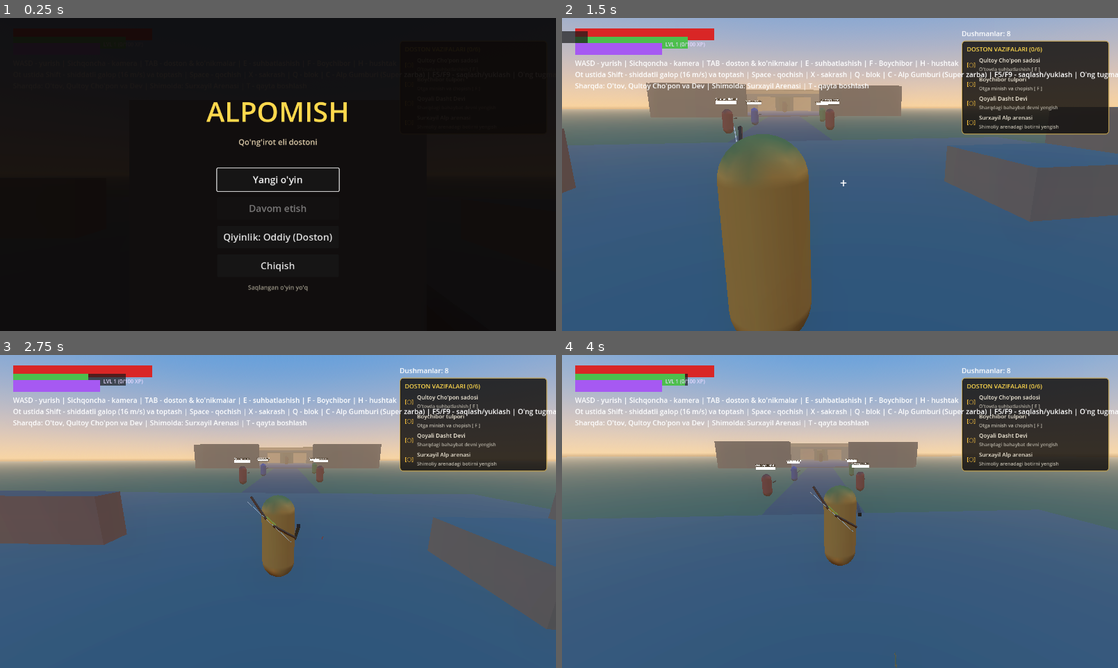
Above: before the commit, frames 1-4 (two rows, left to right).
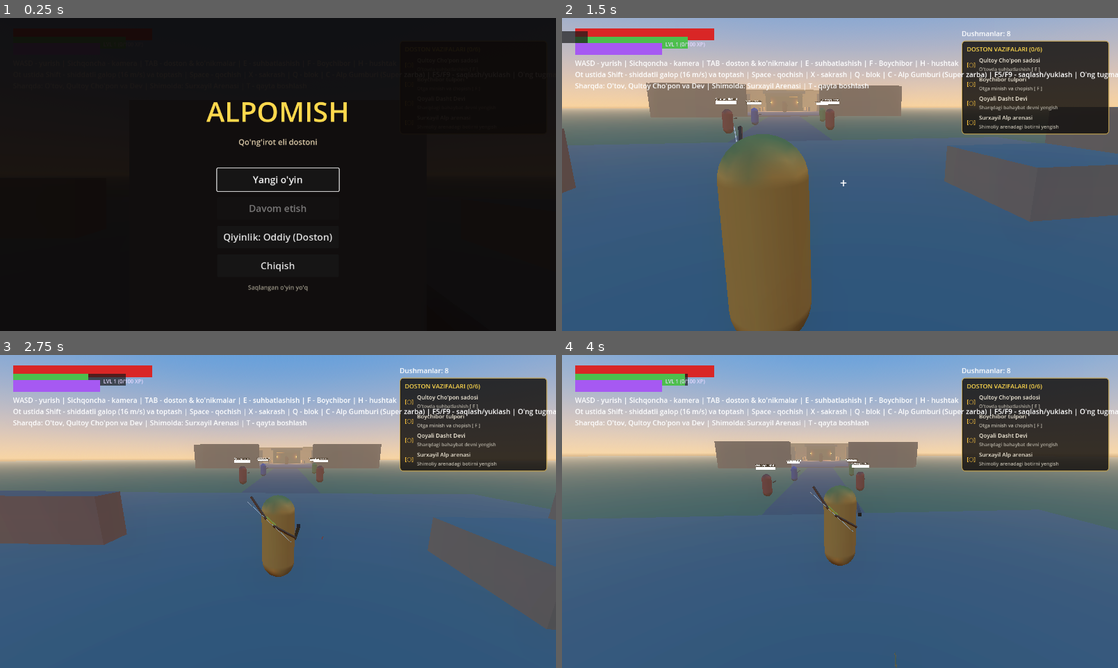
Above: after the commit, the same moments.

Repository: sardorergashev09uzb-commits/yangi
Game: Godot game, scene res://scenes/main.tscn
Same seed, same stepped clock (60 frames per second), same inputs: the game is played once before the commit and once after it.
Inputs (mouse positions are in pixels of both pictures, inside the frame that each line leads up to):
- Up to frame 1 (0.25 s): no input
- Up to frame 2 (1.5 s): click "Yangi o'yin" at 0.5 s; tap Enter at 1.25 s; move the mouse to (867, 174) at 1.27 s; hold W (move_forward) from 1.28 s (still down); hold Right mouse button (aim) from 1.28 s (still down); click (867, 174) at 1.42 s
- Up to frame 3 (2.75 s): keep holding W (move_forward); tap X (jump) at 1.52, 2.27 s; move the mouse to (250, 511) at 2.02 s; release Right mouse button (aim) at 2.03 s; tap R (attack_heavy) at 2.1 s
- Up to frame 4 (4 s): keep holding W (move_forward); move the mouse to (851, 505) at 2.77 s; click (851, 505) at 2.85 s; move the mouse to (834, 517) at 3.52 s; tap Q (block) at 3.6 s; click (834, 517) at 3.67 s; tap X (jump) at 3.77 s

The runs differ from the first frame. In frame 2, 0.2% of the frame differs, in the area x 33-65%, y 23-36%; in frame 3, 0.2%, in the area x 3-100%, y 29-35%; in frame 4, 0.1%.

Commit message:
Tuzatish: Qora Arena darvozasi qo'sh tavaqali qilib ochiladigan qilindi, Zindonga tosh ko'prik va peshtoq qo'yildi, otda ham cheksizlikka qulashdan 3 qavatli himoya (Y < -3.0 va Safety Net) o'rnatildi

Diff:
--- a/scripts/player/player.gd
+++ b/scripts/player/player.gd
@@ -112,6 +112,14 @@
 		model.visible = int(_hit_invuln * 20.0) % 2 == 0 or _hit_invuln <= 0.0
 
 	_update_bow_visuals()
+
+	# Cheksizlikka qulashdan qat'iy himoya (Void Fall Protection - otda bo'lsa ham ishlaydi)
+	if global_position.y < -3.0 and state != State.DEAD:
+		global_position = _spawn + Vector3.UP * 0.5
+		velocity = Vector3.ZERO
+		if is_mounted and mounted_horse != null and is_instance_valid(mounted_horse):
+			mounted_horse.global_position = _spawn + Vector3.UP * 0.5
+			mounted_horse.velocity = Vector3.ZERO
 
 	if is_mounted:
 		# Ot ustida: harakatni ot bajaradi, o'yinchi yuzlanish, kamon VA ot ustida qilich zarbasini bera oladi!
@@ -154,8 +162,7 @@
 
 	# Cheksizlikka qulashdan himoya (Void Fall Protection):
 	# Agar o'yinchi kutilmaganda xaritadan pastga qulab ketsa (Y < -15.0), uni xavfsiz oxirgi joyga qaytaramiz
-	if global_position.y < -4.5 and state != State.DEAD:
-		# Cheksizlikka qulash boshlanishi bilanoq darhol boshlang'ich joyga qaytariladi
+	if global_position.y < -3.0 and state != State.DEAD:
 		global_position = _spawn + Vector3.UP * 0.5
 		velocity = Vector3.ZERO
 
--- a/scripts/world/arena.gd
+++ b/scripts/world/arena.gd
@@ -51,8 +51,11 @@
 	dbox.add_to_group("dialog_box")
 	add_child(dbox)
 
-	# Yagona yaxlit ulkan Boysun dashti zamini: Shimoldagi Zindon va Qal'agacha to'liq cho'zilgan (Z = -220 gacha)
-	_box(Vector3(0, -1.0, -30), Vector3(450, 2.0, 420), Color(0.42, 0.45, 0.28))
+	# Yagona yaxlit ulkan Boysun dashti zamini: Shimoldagi Zindon va Qal'agacha to'liq cho'zilgan
+	_box(Vector3(0, -1.0, -50), Vector3(500, 2.0, 500), Color(0.42, 0.45, 0.28))
+
+	# Mutlaq xavfsizlik to'shagi (Safety Net Floor) - xarita ostida hech narsa cheksizlikka qulab ketmasligi uchun
+	_box(Vector3(0, -2.5, -50), Vector3(600, 1.0, 600), Color(0.2, 0.2, 0.2))
 
 	# Mashg'ulot tosh maydoni (Alpomish boshlang'ich mashq o'rni, Y = 0.01 da tosh to'shama)
 	_box(Vector3(0, 0.01, -2), Vector3(28, 0.02, 28), Color(0.46, 0.43, 0.38))
@@ -265,10 +268,10 @@
 	_box(arena_center + Vector3(0, 0.05, 0), Vector3(46, 0.3, 46), Color(0.32, 0.3, 0.35))
 
 	# Atrof tosh devorlari
-	# Shimoliy devor: o'rtasida Zindon Darvozasiga o'tish yo'li (10 metr ochiq darvoza o'rni)
-	_box(arena_center + Vector3(-16, 3, -23), Vector3(14, 6, 2), Color(0.25, 0.24, 0.28))
-	_box(arena_center + Vector3(16, 3, -23), Vector3(14, 6, 2), Color(0.25, 0.24, 0.28))
-	_box(arena_center + Vector3(0, 5.5, -23), Vector3(18, 1, 2), Color(0.25, 0.24, 0.28))
+	# Shimoliy devor: Zindon Darvozasiga o'tish yo'li (12 metr kenglikdagi mustahkam arkada)
+	_box(arena_center + Vector3(-17, 3, -23), Vector3(12, 6, 2), Color(0.25, 0.24, 0.28))
+	_box(arena_center + Vector3(17, 3, -23), Vector3(12, 6, 2), Color(0.25, 0.24, 0.28))
+	_box(arena_center + Vector3(0, 6.5, -23), Vector3(14, 1, 2), Color(0.25, 0.24, 0.28))
 	_box(arena_center + Vector3(-23, 3, 0), Vector3(2, 6, 46), Color(0.25, 0.24, 0.28))
 	_box(arena_center + Vector3(23, 3, 0), Vector3(2, 6, 46), Color(0.25, 0.24, 0.28))
 
@@ -308,10 +311,13 @@
 	# Darvozani tushirish uchun ichki tosh richag (qamalib qolmaslik uchun)
 	_build_gate_lever(arena_center + Vector3(7.5, 0.0, 21.0))
 
-	# Arena ortidagi tosh yo'lak (Zindon darvozasiga va zindonga olib boruvchi to'g'ridan-to'g'ri mustahkam yo'l)
-	_box(Vector3(0, 0.02, -125), Vector3(18, 0.2, 55), Color(0.24, 0.22, 0.25))
-
-	# 11-bosqich: Shimoliy devordagi Qalmoq Zindoni Darvozasi
+	# Arena ortidagi mustahkam tosh ko'prik yo'lak (Zindon darvozasiga va zindonga to'g'ridan-to'g'ri olib boruvchi yo'l)
+	_box(Vector3(0, 0.05, -127), Vector3(16, 0.4, 46), Color(0.26, 0.24, 0.27))
+	# Yon devorlar (parapetlar - ot yoki o'yinchi hech qachon chetga tushib ketmaydi)
+	_box(Vector3(-8.2, 0.8, -127), Vector3(0.6, 1.5, 46), Color(0.32, 0.3, 0.33))
+	_box(Vector3(8.2, 0.8, -127), Vector3(0.6, 1.5, 46), Color(0.32, 0.3, 0.33))
+
+	# 11-bosqich: Shimoliy devordagi Qalmoq Zindoni Darvozasi (Qora Temir Eshik)
 	_dungeon_gate = DungeonGateScript.new()
 	_dungeon_gate.position = arena_center + Vector3(0, 0, -23)
 	add_child(_dungeon_gate)
@@ -348,6 +354,9 @@
 		_lever_label.visible = d < 4.0 and _arena_gate and _arena_gate.position.y > -4.0
 		if d < 4.0 and Input.is_action_just_pressed("interact"):
 			_open_gate()
+
+	# Global xavfsizlik nazorati: o'yinchi yoki ot xaritadan pastga tushib ketsa
+	_check_void_safety()
 
 
 func _open_gate() -> void:
@@ -523,8 +532,32 @@
 func _on_dungeon_portal_entered() -> void:
 	var player = get_tree().get_first_node_in_group("player")
 	if player and is_instance_valid(player):
-		# Zindon ichiga teleportatsiya (Z = -135)
-		player.global_position = Vector3(0, 0.2, -135)
+		var target_pos := Vector3(0, 0.2, -135)
+		if player.get("is_mounted") and player.get("mounted_horse"):
+			var horse: CharacterBody3D = player.get("mounted_horse")
+			if is_instance_valid(horse):
+				horse.global_position = target_pos
+				horse.velocity = Vector3.ZERO
+			player.global_position = target_pos + Vector3.UP * 1.5
+			player.velocity = Vector3.ZERO
+		else:
+			player.global_position = target_pos
+			player.velocity = Vector3.ZERO
+		Audio.play_level_up()
+		FX.popup(target_pos + Vector3.UP * 2.5, 0.0, Color(0.9, 0.2, 0.5))
+
+
+func _check_void_safety() -> void:
+	var player = get_tree().get_first_node_in_group("player")
+	if player and is_instance_valid(player) and player.global_position.y < -3.0:
+		var safe_p := Vector3(0, 0.5, 0)
+		player.global_position = safe_p
 		player.velocity = Vector3.ZERO
-		Audio.play_level_up()
-		FX.popup(player.global_position + Vector3.UP * 2.5, 0.0, Color(0.9, 0.2, 0.5))
+		if player.get("is_mounted") and player.get("mounted_horse"):
+			var h = player.get("mounted_horse")
+			if is_instance_valid(h):
+				h.global_position = safe_p
+				h.velocity = Vector3.ZERO
+	if _horse and is_instance_valid(_horse) and _horse.global_position.y < -3.0:
+		_horse.global_position = Vector3(6.0, 0.5, 4.0)
+		_horse.velocity = Vector3.ZERO
--- a/scripts/world/dungeon_area.gd
+++ b/scripts/world/dungeon_area.gd
@@ -23,7 +23,12 @@
 	# Devorlar (Tosh panjara va zindon qal'asi)
 	_box(Vector3(-18, 4.0, 0), Vector3(1.0, 8.0, 48), Color(0.18, 0.16, 0.18))
 	_box(Vector3(18, 4.0, 0), Vector3(1.0, 8.0, 48), Color(0.18, 0.16, 0.18))
-	_box(Vector3(0, 4.0, 24), Vector3(36, 8.0, 1.0), Color(0.18, 0.16, 0.18))
+	# Janubiy kirish darvozasi (Arenadan to'g'ridan-to'g'ri o'tish uchun 14 metrli peshtoq)
+	_box(Vector3(-12.5, 4.0, 24), Vector3(11.0, 8.0, 1.0), Color(0.18, 0.16, 0.18))
+	_box(Vector3(12.5, 4.0, 24), Vector3(11.0, 8.0, 1.0), Color(0.18, 0.16, 0.18))
+	_box(Vector3(0, 6.5, 24), Vector3(14.0, 3.0, 1.0), Color(0.18, 0.16, 0.18))
+	_torch(Vector3(-6.5, 3.5, 23.5))
+	_torch(Vector3(6.5, 3.5, 23.5))
 	_box(Vector3(0, 4.0, -24), Vector3(36, 8.0, 1.0), Color(0.18, 0.16, 0.18))
 
 	# Shift (Tepadan qorong'u gumbaz)
--- a/scripts/world/dungeon_gate.gd
+++ b/scripts/world/dungeon_gate.gd
@@ -1,12 +1,16 @@
 class_name DungeonGate
 extends StaticBody3D
-## Zindon darvozasi / Qalmoq qal'asi portali.
+## Zindon darvozasi / Qalmoq qal'asi portali (Qora Arena Eshigi).
 ## Surxayil mag'lub etilgach ochiladi va Karajon hamda Barchinoy zindoniga olib boradi.
 
 signal portal_entered
 
-var _door: MeshInstance3D
+var _left_pivot: Node3D
+var _right_pivot: Node3D
+var _door: MeshInstance3D # Orqaga moslik uchun
 var _door_col: CollisionShape3D
+var _right_door: MeshInstance3D
+var _right_door_col: CollisionShape3D
 var _prompt: Label3D
 var _area: Area3D
 var is_open := false
@@ -18,17 +22,18 @@
 
 
 func _build_structure() -> void:
-	# Qadimiy qora tosh darvoza ustunlari
+	# Qadimiy qora tosh ustunlar va peshtoq
 	var pmat := StandardMaterial3D.new()
 	pmat.albedo_color = Color(0.18, 0.16, 0.18)
 	pmat.roughness = 0.9
 
-	for x_off in [-2.4, 2.4]:
+	# Chap va o'ng tosh ustunlar (Kengligi 10 metrlik darvoza uchun)
+	for x_off in [-5.3, 5.3]:
 		var col := CollisionShape3D.new()
 		var box_shape := BoxShape3D.new()
-		box_shape.size = Vector3(1.2, 5.0, 1.2)
+		box_shape.size = Vector3(1.6, 6.0, 1.8)
 		col.shape = box_shape
-		col.position = Vector3(x_off, 2.5, 0)
+		col.position = Vector3(x_off, 3.0, 0)
 		add_child(col)
 
 		var mi := MeshInstance3D.new()
@@ -39,69 +44,129 @@
 		mi.position = col.position
 		add_child(mi)
 
-	# Yuqori peshtoq
+		# Ustunlardagi mash'allar
+		_add_torch(Vector3(x_off * 0.85, 3.2, 0.9))
+
+	# Yuqori peshtoq (lintel)
 	var top_mi := MeshInstance3D.new()
 	var tmesh := BoxMesh.new()
-	tmesh.size = Vector3(6.0, 1.0, 1.4)
+	tmesh.size = Vector3(12.4, 1.2, 2.0)
 	top_mi.mesh = tmesh
 	top_mi.material_override = pmat
-	top_mi.position = Vector3(0, 5.2, 0)
+	top_mi.position = Vector3(0, 5.6, 0)
 	add_child(top_mi)
 
-	# Temir panjarali darvoza
-	_door = MeshInstance3D.new()
-	var dmesh := BoxMesh.new()
-	dmesh.size = Vector3(3.6, 4.6, 0.2)
+	var top_col := CollisionShape3D.new()
+	var top_shape := BoxShape3D.new()
+	top_shape.size = tmesh.size
+	top_col.shape = top_shape
+	top_col.position = top_mi.position
+	add_child(top_col)
+
+	# Temir panjarali qora darvoza (qo'sh tavaqali - ochilganda ikki yonga ochiladi!)
 	var dmat := StandardMaterial3D.new()
 	dmat.albedo_color = Color(0.12, 0.12, 0.14)
 	dmat.metallic = 0.85
 	dmat.roughness = 0.4
-	_door.mesh = dmesh
+
+	# Chap tavaqa pivot
+	_left_pivot = Node3D.new()
+	_left_pivot.position = Vector3(-4.5, 2.5, 0)
+	add_child(_left_pivot)
+
+	_door = MeshInstance3D.new()
+	var dmesh_leaf := BoxMesh.new()
+	dmesh_leaf.size = Vector3(4.5, 5.0, 0.25)
+	_door.mesh = dmesh_leaf
 	_door.material_override = dmat
-	_door.position = Vector3(0, 2.3, 0)
-	add_child(_door)
+	_door.position = Vector3(2.25, 0, 0)
+	_left_pivot.add_child(_door)
 
 	_door_col = CollisionShape3D.new()
-	var dc_shape := BoxShape3D.new()
-	dc_shape.size = dmesh.size
-	_door_col.shape = dc_shape
+	var leaf_shape := BoxShape3D.new()
+	leaf_shape.size = dmesh_leaf.size
+	_door_col.shape = leaf_shape
 	_door_col.position = _door.position
-	add_child(_door_col)
+	_left_pivot.add_child(_door_col)
 
-	# Interaktiv o'tish hududi (trigger)
+	# O'ng tavaqa pivot
+	_right_pivot = Node3D.new()
+	_right_pivot.position = Vector3(4.5, 2.5, 0)
+	add_child(_right_pivot)
+
+	_right_door = MeshInstance3D.new()
+	_right_door.mesh = dmesh_leaf
+	_right_door.material_override = dmat
+	_right_door.position = Vector3(-2.25, 0, 0)
+	_right_pivot.add_child(_right_door)
+
+	_right_door_col = CollisionShape3D.new()
+	_right_door_col.shape = leaf_shape
+	_right_door_col.position = _right_door.position
+	_right_pivot.add_child(_right_door_col)
+
+	# Interaktiv o'tish hududi (trigger) - otda ham, piyoda ham kirish mumkin
 	_area = Area3D.new()
 	var a_shape := BoxShape3D.new()
-	a_shape.size = Vector3(3.4, 4.0, 3.0)
+	a_shape.size = Vector3(9.5, 5.0, 5.0)
 	var acol := CollisionShape3D.new()
 	acol.shape = a_shape
-	acol.position = Vector3(0, 2.0, 0)
+	acol.position = Vector3(0, 2.5, 0)
 	_area.add_child(acol)
 	add_child(_area)
 	_area.body_entered.connect(_on_body_entered)
 
-	# Yozuv / Nishon
+	# Yozuv / Nishon (ko'z darajasida, HUD to'sib qo'ymaydi)
 	_prompt = Label3D.new()
-	_prompt.position = Vector3(0, 5.8, 0)
+	_prompt.position = Vector3(0, 4.2, 0.6)
 	_prompt.font_size = 32
 	_prompt.billboard = BaseMaterial3D.BILLBOARD_ENABLED
 	_prompt.text = "QALMOQ ZINDONI (QULFLANGAN)"
-	_prompt.modulate = Color(0.9, 0.4, 0.4)
+	_prompt.modulate = Color(0.95, 0.35, 0.35)
 	add_child(_prompt)
+
+
+func _add_torch(pos: Vector3) -> void:
+	var light := OmniLight3D.new()
+	light.position = pos
+	light.light_color = Color(1.0, 0.6, 0.2)
+	light.light_energy = 2.2
+	light.omni_range = 9.0
+	light.shadow_enabled = true
+	add_child(light)
+
+	var torch_m := MeshInstance3D.new()
+	var sph := SphereMesh.new()
+	sph.radius = 0.16
+	sph.height = 0.32
+	var mat := StandardMaterial3D.new()
+	mat.albedo_color = Color(1.0, 0.7, 0.2)
+	mat.emission_enabled = true
+	mat.emission = Color(1.0, 0.6, 0.15)
+	mat.emission_energy_multiplier = 3.0
+	torch_m.mesh = sph
+	torch_m.material_override = mat
+	torch_m.position = pos
+	add_child(torch_m)
 
 
 func unlock() -> void:
 	if is_open:
 		return
 	is_open = true
-	_prompt.text = "QALMOQ ZINDONI\n[ E ] - Zindonga kirish va Barchinoyni qutqarish"
+	_prompt.text = "QALMOQ ZINDONI (OCHILDI)\n[ E ] yoki to'g'ridan-to'g'ri kiring"
 	_prompt.modulate = Color(0.3, 1.0, 0.6)
 
-	var t := create_tween()
-	t.tween_property(_door, "position:y", -4.0, 1.5).set_trans(Tween.TRANS_QUAD).set_ease(Tween.EASE_OUT)
+	# Qo'sh tavaqali qora temir darvoza ikki yonga silliq ochiladi va ochiq holatda ko'rinib turadi!
+	var t := create_tween().set_parallel(true)
+	t.tween_property(_left_pivot, "rotation:y", -deg_to_rad(85.0), 1.6).set_trans(Tween.TRANS_QUAD).set_ease(Tween.EASE_OUT)
+	t.tween_property(_right_pivot, "rotation:y", deg_to_rad(85.0), 1.6).set_trans(Tween.TRANS_QUAD).set_ease(Tween.EASE_OUT)
+
 	_door_col.disabled = true
+	_right_door_col.disabled = true
 	Audio.play_heavy_hit()
 
 
 func _on_body_entered(body: Node3D) -> void:
-	if is_open and body.is_in_group("player"):
+	if is_open and (body.is_in_group("player") or body.is_in_group("horses")):
 		portal_entered.emit()
--- a/scripts/world/horse.gd
+++ b/scripts/world/horse.gd
@@ -27,9 +27,11 @@
 var _mount_cooldown := 0.0
 var _trample_cooldown := 0.0
 var _gallop_dust_timer := 0.0
+var _spawn_pos := Vector3(6.0, 0.5, 4.0)
 
 
 func _ready() -> void:
+	_spawn_pos = global_position
 	add_to_group("horses")
 	collision_layer = 1 # Dunyo bilan to'qnashadi
 	collision_mask = 1
@@ -164,6 +166,14 @@
 
 	move_and_slide()
 	_animate_legs(delta)
+
+	# Cheksizlikka qulashdan himoya (Void Fall Protection)
+	if global_position.y < -3.0:
+		global_position = _spawn_pos + Vector3.UP * 0.5
+		velocity = Vector3.ZERO
+		if is_mounted and rider != null and is_instance_valid(rider):
+			rider.global_position = global_position + Vector3.UP * 1.5
+			rider.velocity = Vector3.ZERO
 
 	# Chavandozni silkinishsiz aynan egar ustida ushlab turish
 	if is_mounted and rider != null:
